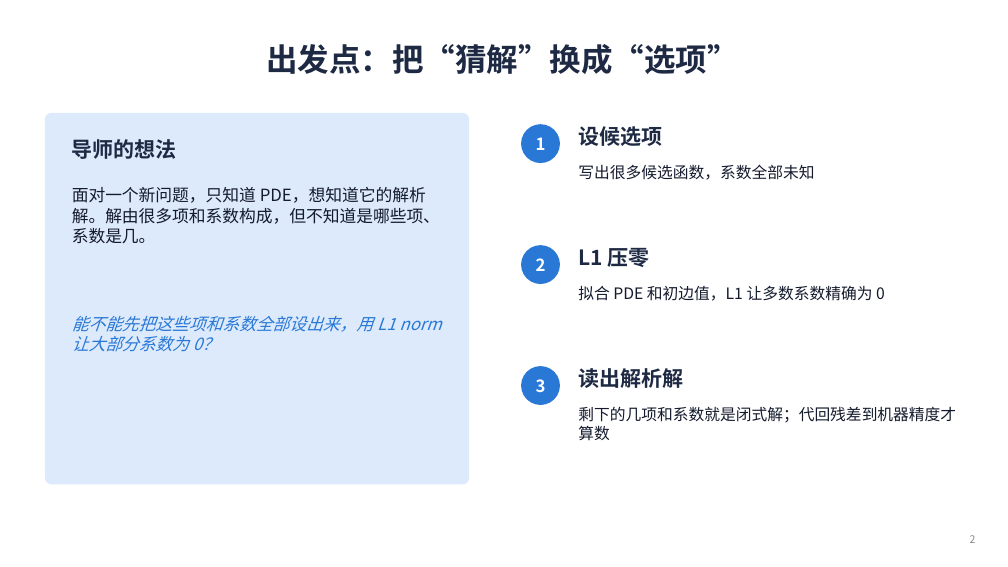
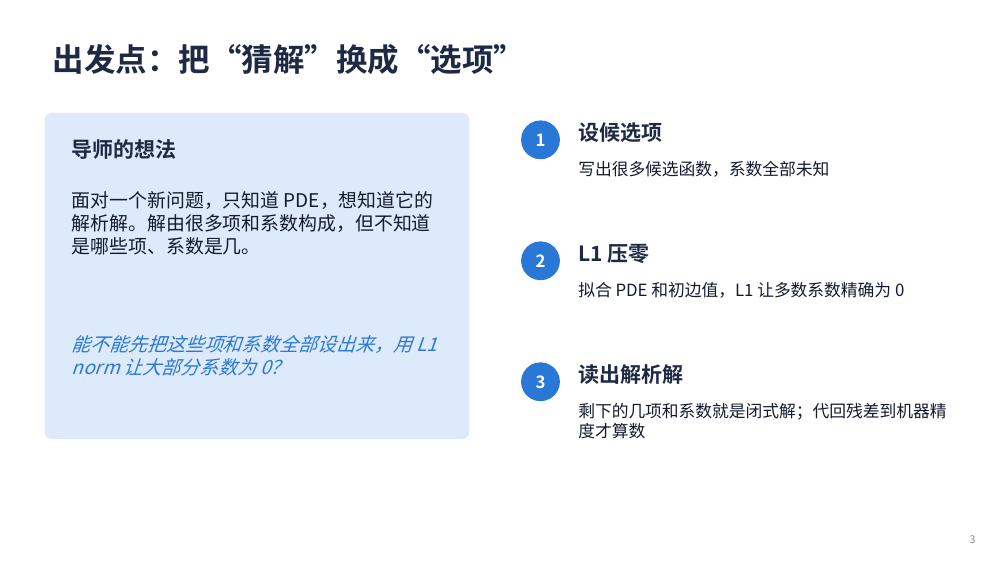
Before and after one commit to changsongjin/pde-l1-analytic, a slide deck: slide 3 of slides/PDE_L1_进展汇报.pptx (slide 2 before the commit). Drawn at 1008x567 pixels with LibreOffice and Linux fonts; fonts in the diff are those of the drawing. Boxes give left, top, right and bottom in pixels: in the first picture for what was removed or moved away, otherwise in the second. Text is boxed around its words. In the diff, an @@ line names an element or a change of style, - is before the commit and + after.

```diff
--- a/slides/PDE_L1_进展汇报.pptx
+++ b/slides/PDE_L1_进展汇报.pptx
@@ title "出发点：把“猜解”换成“选项”" at <box>53,44,525,74</box>: alignment centre to left @@
@@ rounded rectangle: place and size @@
-rounded rectangle at <box>45,113,469,484</box>
+rounded rectangle at <box>45,113,469,439</box>
@@ rounded rectangle at <box>45,113,469,439</box>: proportions changed @@
@@ text "面对一个新问题，只知道 PDE，想知道它的解析解。解由很多项和系数构成，但不知道是哪些项、系数是几。" at <box>72,191,434,255</box>: size 16 to 18 pt @@
@@ text "能不能先把这些项和系数全部设出来，用 L1 norm 让大部分系数为 0？" at <box>72,335,437,376</box>: size 16 to 18 pt @@
@@ text "能不能先把这些项和系数全部设出来，用 L1 norm 让大部分系数为 0？": place and size @@
-text "能不能先把这些项和系数全部设出来，用 L1 norm 让大部分系数为 0？" at <box>72,316,441,351</box>
+text "能不能先把这些项和系数全部设出来，用 L1 norm 让大部分系数为 0？" at <box>72,335,437,376</box>
@@ 6 texts, 3 ellipses: place and size @@
-6 texts, 3 ellipses at <box>522,125,683,405</box>
+6 texts, 3 ellipses at <box>522,121,683,401</box>
@@ size 15 to 16 pt in 3 elements at <box>578,161,829,177</box>, <box>578,282,904,298</box>, <box>578,403,946,439</box> @@
```
Also in this commit, not shown: 12 other slides changed, 3 slides added, 9 other files.
